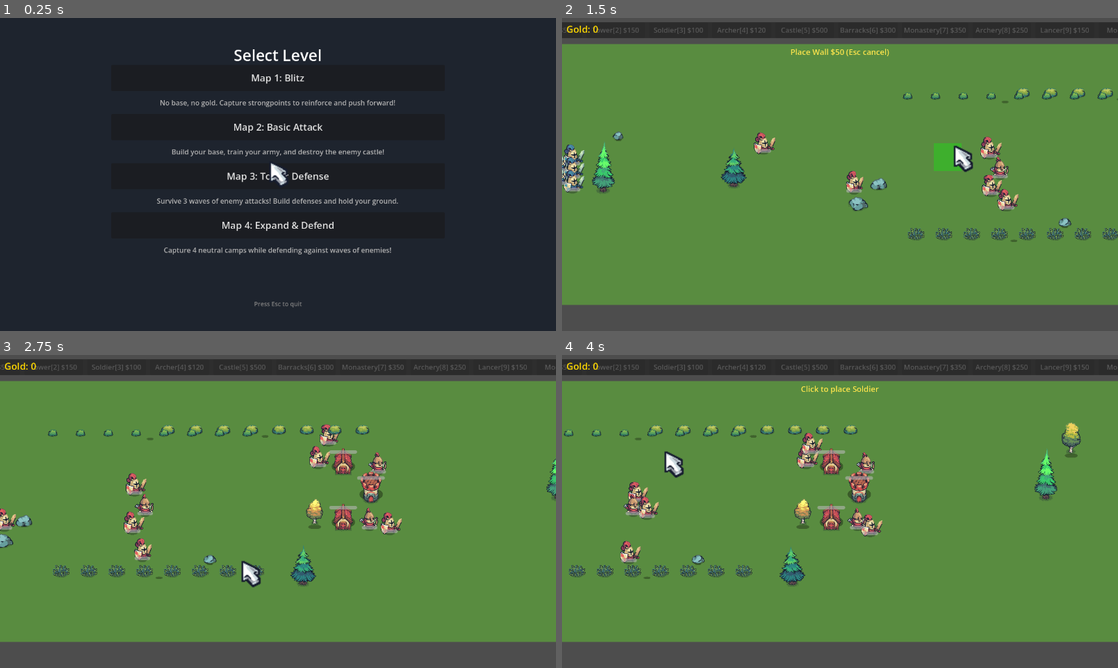
Above: before the commit, frames 1-4 (two rows, left to right).
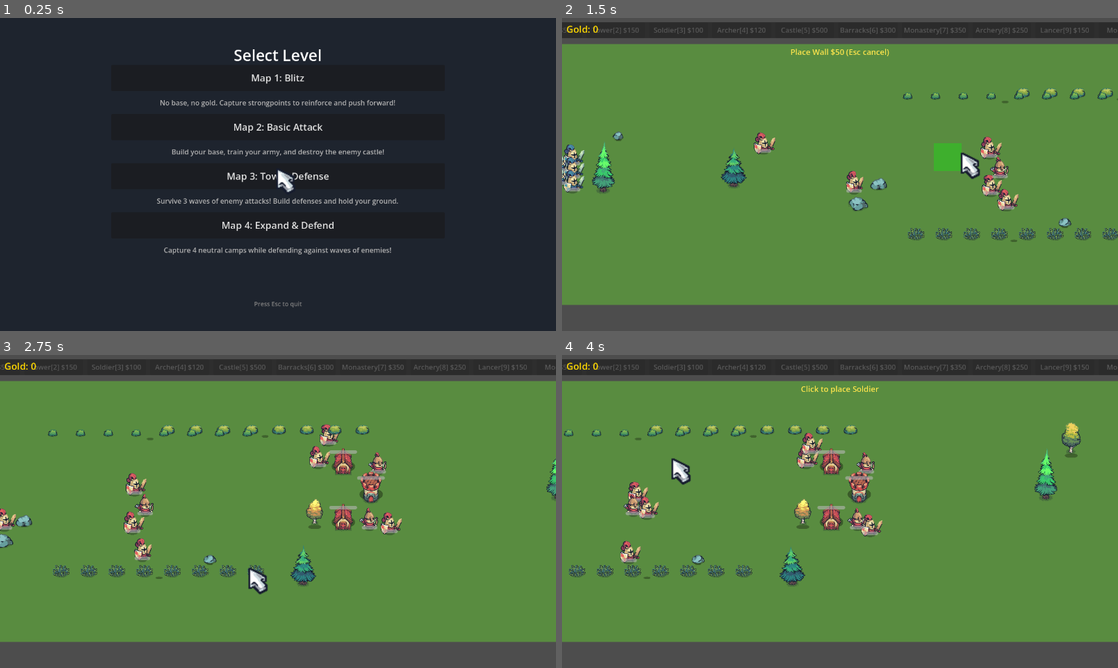
Above: after the commit, the same moments.

Repository: IguanaYu/godot_rts_start
Game: Godot game, scene res://scenes/level_select.tscn
The game is run twice, just before and just after one commit, with the same random seed, the same clock (stepped at 60 frames per second) and the same inputs.
Inputs (mouse positions are in pixels of both pictures, inside the frame that each line leads up to):
- Up to frame 1 (0.25 s): no input
- Up to frame 2 (1.5 s): click "Map 1: Blitz" at 0.5 s; tap Enter at 1.25 s; move the mouse to (962, 158) at 1.27 s; hold Right from 1.28 s (still down); tap 1 at 1.35 s; click (962, 158) at 1.42 s
- Up to frame 3 (2.75 s): tap Space at 1.52 s; release Right at 2 s; drag from (166, 527) to (250, 574) at 2.02 s
- Up to frame 4 (4 s): move the mouse to (895, 442) at 2.77 s; hold Right 2.78-3.5 s; tap 3 at 2.85 s; tap Enter at 3.5 s; drag from (812, 574) to (673, 464) at 3.52 s

The runs differ from the first frame. In frame 1, 0.2% of the frame differs, in the area x 48-53%, y 46-56%; in frame 2, 0.3%, in the area x 70-76%, y 40-52%; in frame 3, 0.3%; in frame 4, 0.3%.

Commit message:
修复自定义光标偏移：对准点击位置

Diff:
--- a/scripts/cursor_manager.gd
+++ b/scripts/cursor_manager.gd
@@ -6,7 +6,7 @@
 @export_group("默认光标")
 @export var default_cursor: Texture2D = preload("res://assets/Tiny Swords (Free Pack)/Tiny Swords (Free Pack)/UI Elements/UI Elements/Cursors/Cursor_01.png")
 @export var default_scale: float = 2.0
-@export var default_offset: Vector2 = Vector2(0, 0)
+@export var default_offset: Vector2 = Vector2(16, 16)
 
 @export_group("攻击光标")
 @export var attack_cursor: Texture2D = preload("res://assets/Tiny Swords (Free Pack)/Tiny Swords (Free Pack)/UI Elements/UI Elements/Icons/Icon_05.png")
